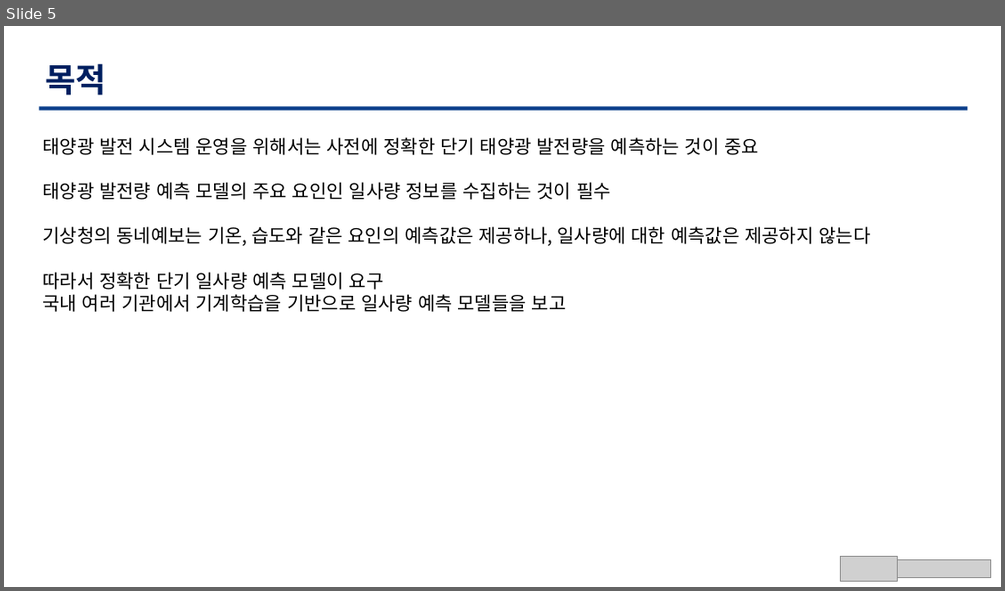
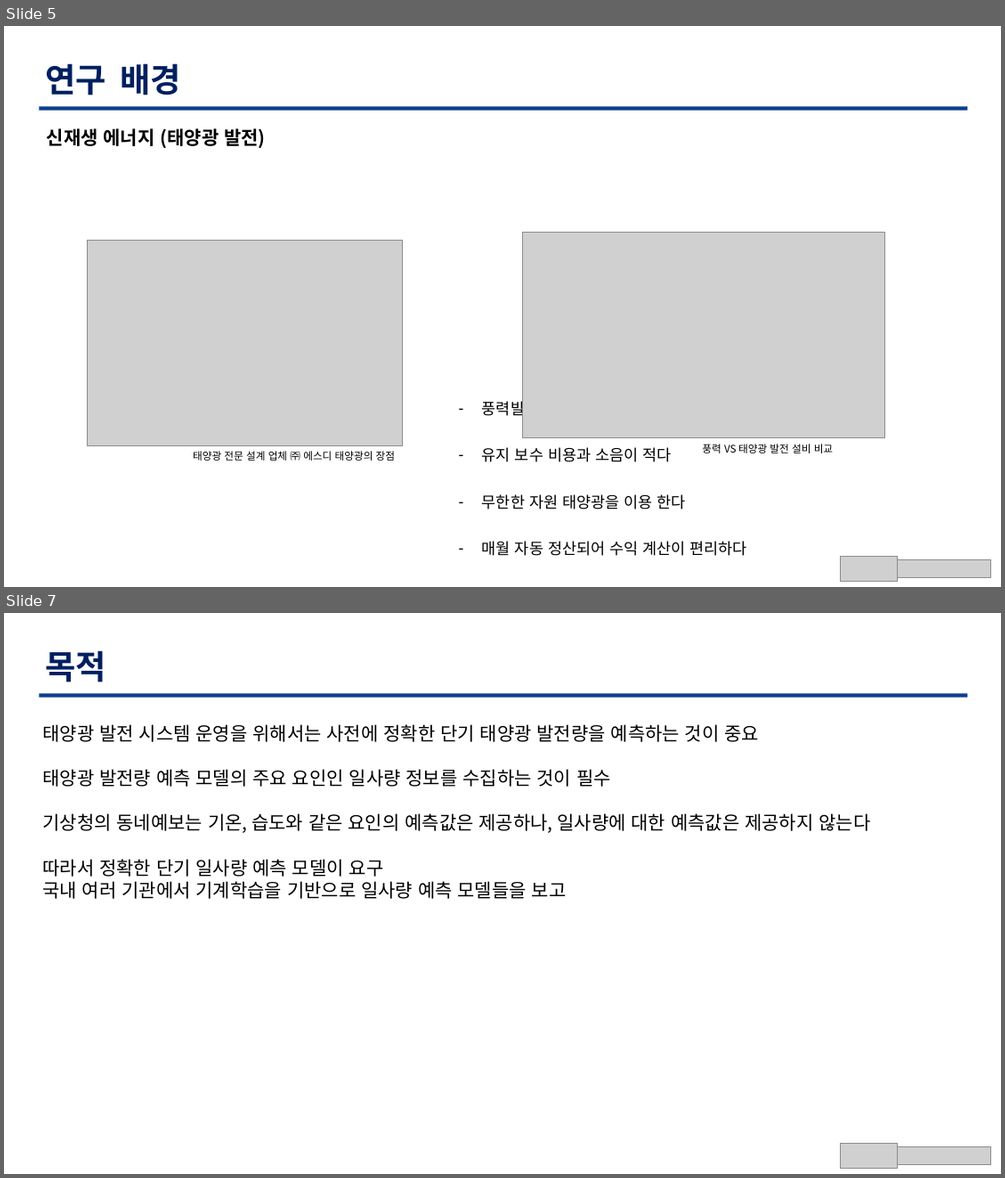
Before and after one commit to TaegyuHan/Solar_radiation_prediction_model, a slide deck: KICS_PT/[KICS] 동향 poster.pptx. Shown one above the other, each under a label of ours: slide 5 before the commit, slides 5 and 7 after it; the slides between them are not shown. The pictures are 1005x591 and 1005x1178 pixels, drawn with LibreOffice and Linux fonts; fonts in the diff are those of the drawing; grey boxes stand for pictures. Boxes give left, top, right and bottom in pixels: in the first picture for what was removed or moved away, otherwise in the second. Text is boxed around its words. In the diff, an @@ line names an element or a change of style, - is before the commit and + after.

```diff
--- a/KICS_PT/[KICS] 동향 poster.pptx
+++ b/KICS_PT/[KICS] 동향 poster.pptx
@@ slide 5 added at bbox=[4, 26, 1001, 587], background #FFFFFF @@
@@ text added at bbox=[45, 63, 180, 95], 32 pt, text #001F60, bold @@
+연구 배경
@@ freeform shape added at bbox=[39, 107, 968, 111], fill #0C3F8B @@
@@ text added at bbox=[47, 128, 266, 148], 18 pt, text #000000, bold @@
+신재생 에너지 (태양광 발전)
@@ picture added at bbox=[522, 232, 885, 438] @@
@@ picture added at bbox=[87, 240, 402, 446] @@
@@ text added at bbox=[482, 398, 746, 556], 15 pt, text #000000 @@
+– 풍력발전 보다 설치 면적이 작다
+– 유지 보수 비용과 소음이 적다
+– 무한한 자원 태양광을 이용 한다
+– 매월 자동 정산되어 수익 계산이 편리하다
@@ text added at bbox=[193, 451, 395, 460], 10 pt, text #000000 @@
+태양광 전문 설계 업체 ㈜ 에스디 태양광의 장점
@@ text added at bbox=[702, 443, 833, 453], 10 pt, text #000000 @@
+풍력 VS 태양광 발전 설비 비교
@@ picture added at bbox=[840, 556, 898, 580] @@
@@ picture added at bbox=[898, 559, 991, 577] @@
@@ what was slide 5 is now slide 7 @@
```
Also in this commit, not shown: 1 slide changed, 2 other slides added, 1 slide removed, 7 other files.
